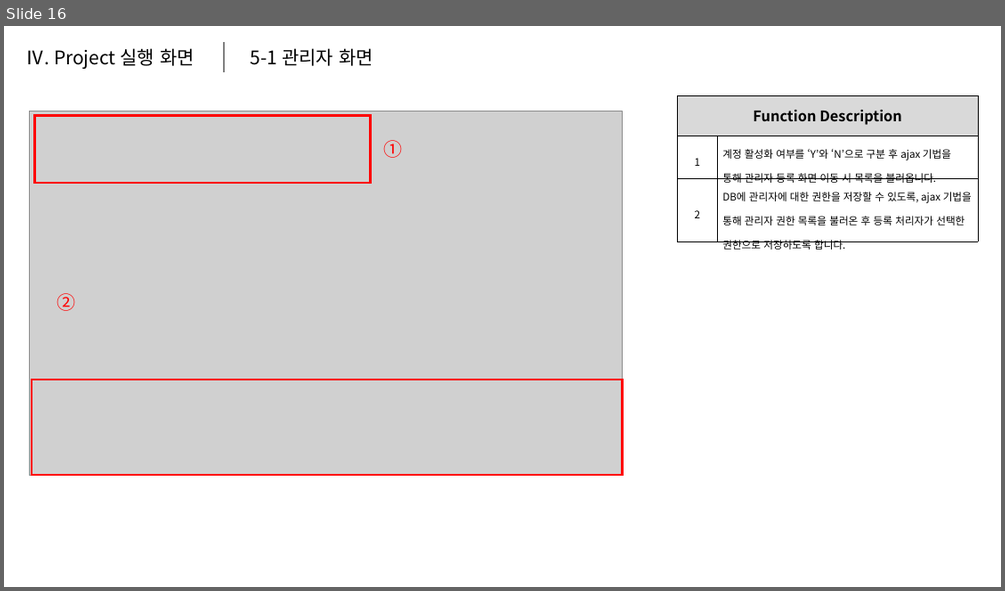
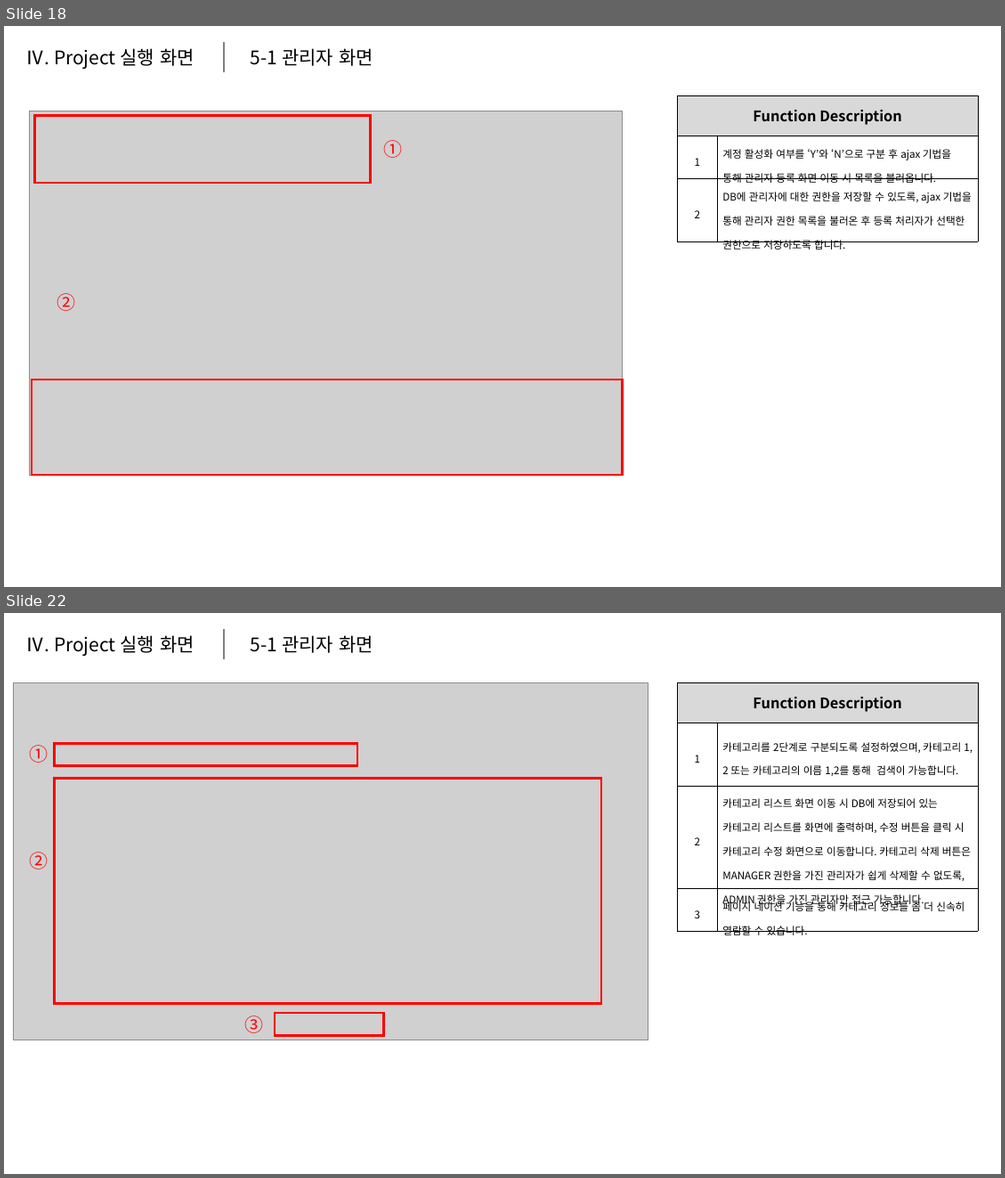
Before and after one commit to hakGuenLee/TeamProject, a slide deck: 문서모음/MiniMall Portfolio.pptx. Shown one above the other, each under a label of ours: slide 16 before the commit, slides 18 and 22 after it; the slides between them are not shown. The pictures are 1005x591 and 1005x1178 pixels, drawn with LibreOffice and Linux fonts; fonts in the diff are those of the drawing; grey boxes stand for pictures. Boxes give left, top, right and bottom in pixels: in the first picture for what was removed or moved away, otherwise in the second. Text is boxed around its words. In the diff, an @@ line names an element or a change of style, - is before the commit and + after.

Commit message:
포트폴리오 추가 수정

```diff
--- a/문서모음/MiniMall Portfolio.pptx
+++ b/문서모음/MiniMall Portfolio.pptx
@@ slide 22 added at [4,613,1001,1174], background #FFFFFF @@
@@ text added at [26,635,194,656], 18 pt, text #000000 @@
+Ⅳ. Project 실행 화면
@@ line added from (224, 629) to (224, 659), #808080 1.5 pt @@
@@ text added at [251,635,373,653], 18 pt, text #000000 @@
+5-1 관리자 화면
@@ picture added at [13,682,647,1039] @@
@@ table added at [677,682,979,942], 4 rows, 2 columns @@
+Function Description | 
+1 | 카테고리를 2단계로 구분되도록 설정하였으며, 카테고리 1, 2 또는 카테고리의 이름 1,2를 통해 검색이 가능합니다.
+2 | 카테고리 리스트 화면 이동 시 DB에 저장되어 있는 카테고리 리스트를 화면에 출력하며, 수정 버튼을 클릭 시 카테고리 수정 화면으로 이동합니다. 카테고리 삭제 버튼은 MANAGER 권한을 가진 관리자가 쉽게 삭제할 수 없도록, ADMIN 권한을 가진 관리자만 접근 가능합니다.
+3 | 페이지 네이션 기능을 통해 카테고리 정보를 좀 더 신속히 열람할 수 있습니다.
@@ text added at [30,745,48,763], 18 pt, text #FF0000 @@
+①
@@ rectangle added at [54,744,357,766], outline #FF0000 2.25 pt @@
@@ rectangle added at [54,779,601,1004], outline #FF0000 2.25 pt @@
@@ text added at [29,852,48,869], 18 pt, text #FF0000 @@
+②
@@ text added at [244,1015,263,1033], 18 pt, text #FF0000 @@
+③
@@ rectangle added at [275,1013,384,1036], outline #FF0000 2.25 pt @@
@@ what was slide 16 is now slide 18 @@
```
Also in this commit, not shown: 1 slide changed, 8 other slides added, 1 other file.
